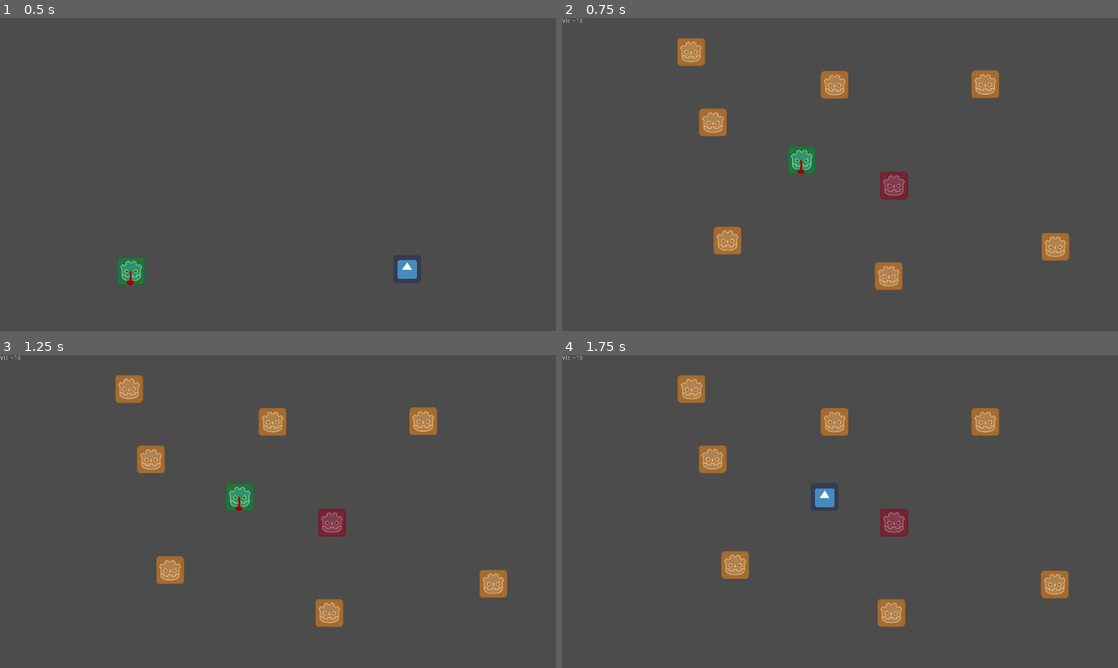
Above: before the commit, frames 1-4 (two rows, left to right).
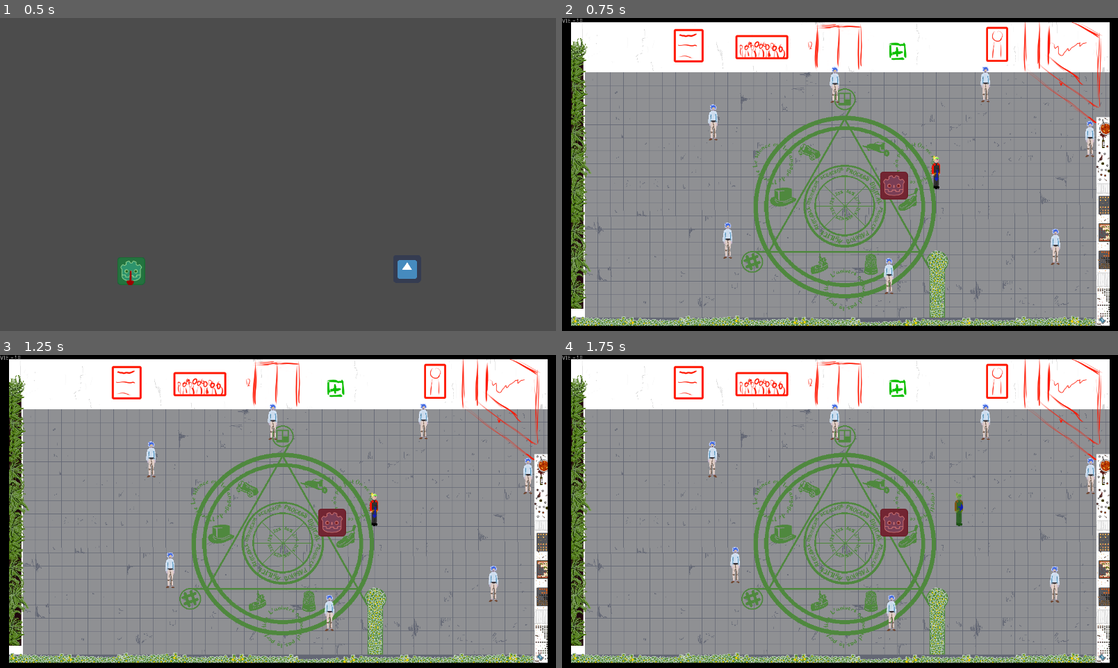
Above: after the commit, the same moments.

Repository: Ant0yne/action_concierge
Game: Godot game, scene res://Scenes/Menu.tscn
Same seed, same stepped clock (60 frames per second), same inputs: the game is played once before the commit and once after it. The engine's default icon, where the game draws it, is replaced by a stand-in: a white triangle on a blue panel in a dark square.
Inputs (mouse positions are in pixels of both pictures, inside the frame that each line leads up to):
- Up to frame 1 (0.5 s): no input
- Up to frame 2 (0.75 s): click (695, 271) at 0.5 s
- Up to frame 3 (1.25 s): no input
- Up to frame 4 (1.75 s): hold Right (ui_right) from 1.28 s (still down)

Frame 1 is identical in both runs. In frame 2, 99% of the frame differs, in the area x 0-100%, y 0-100%; in frame 3, 99%; in frame 4, 99%.

Commit message:
Place holder test

Diff:
--- a/Scenes/Main.tscn
+++ b/Scenes/Main.tscn
@@ -1,16 +1,22 @@
-[gd_scene load_steps=5 format=2]
+[gd_scene load_steps=6 format=2]
 
 [ext_resource path="res://Scenes/Perso.tscn" type="PackedScene" id=1]
 [ext_resource path="res://Scenes/DecorTest.tscn" type="PackedScene" id=2]
 [ext_resource path="res://Scenes/RH.tscn" type="PackedScene" id=3]
 [ext_resource path="res://Scenes/UIPersoVie.tscn" type="PackedScene" id=4]
+[ext_resource path="res://Recherche environnement.png" type="Texture" id=5]
 
 [node name="Main" type="Node2D"]
+
+[node name="Fond" type="Sprite" parent="."]
+position = Vector2( 640, 360 )
+texture = ExtResource( 5 )
 
 [node name="YSort" type="YSort" parent="."]
 
 [node name="Personnage" parent="YSort" instance=ExtResource( 1 )]
-position = Vector2( 552.024, 349.891 )
+position = Vector2( 860.995, 355.689 )
+scale = Vector2( 0.7, 0.7 )
 
 [node name="DecorTest" parent="YSort" instance=ExtResource( 2 )]
 position = Vector2( 763.607, 407.41 )
@@ -33,7 +39,7 @@
 position = Vector2( 380.423, 513.36 )
 
 [node name="RH6" parent="YSort/RH" instance=ExtResource( 3 )]
-position = Vector2( 296.985, 77.7818 )
+position = Vector2( 1215.02, 278.261 )
 
 [node name="RH7" parent="YSort/RH" instance=ExtResource( 3 )]
 position = Vector2( 750.947, 593.97 )
@@ -48,6 +54,7 @@
 [node name="LimiteDecor" type="StaticBody2D" parent="."]
 
 [node name="CollisionPolygon2D" type="CollisionPolygon2D" parent="LimiteDecor"]
-polygon = PoolVector2Array( 0.000991821, 0.103065, 14.0168, -0.230644, 14.1748, 700.553, 1261.87, 705.315, 1263.53, 75.7654, 14.5685, 72.3055, 14.8546, -0.153463, 1258.19, -27.5789, 1317.87, 2.03447, 1324.94, 765.71, -49, 763 )
+position = Vector2( 0, -1 )
+polygon = PoolVector2Array( 0.000991821, 0.103065, 52.9431, 125.877, 53.4953, 688.913, 846.108, 689.112, 846.185, 578.239, 882.125, 578.438, 882.193, 689.155, 1230.76, 689.237, 1229.29, 242.852, 1065.97, 124.992, 53.5301, 125.399, 13.31, -4.4347, 1258.19, -27.5789, 1317.87, 2.03447, 1324.94, 765.71, -49, 763 )
 
 [editable path="UIPersoVie"]
--- a/Scenes/Perso.tscn
+++ b/Scenes/Perso.tscn
@@ -1,111 +1,111 @@
 [gd_scene load_steps=69 format=2]
 
-[ext_resource path="res://Perso/icon_idle_haut.png" type="Texture" id=1]
+[ext_resource path="res://Perso/Idle/perso_idle_bas.png" type="Texture" id=1]
 [ext_resource path="res://Script/Personnage.gd" type="Script" id=2]
-[ext_resource path="res://Perso/icon_idle_bas.png" type="Texture" id=3]
-[ext_resource path="res://Perso/icon_droite.png" type="Texture" id=4]
-[ext_resource path="res://Perso/icon_bas.png" type="Texture" id=5]
-[ext_resource path="res://Perso/icon_haut.png" type="Texture" id=6]
-[ext_resource path="res://Perso/icon_idle_droite.png" type="Texture" id=7]
-[ext_resource path="res://Perso/icon_idle_gauche.png" type="Texture" id=8]
-[ext_resource path="res://Perso/icon_gauche.png" type="Texture" id=9]
-[ext_resource path="res://Perso/icon_attaque_gauche.png" type="Texture" id=10]
-[ext_resource path="res://Perso/icon_attaque_bas.png" type="Texture" id=11]
-[ext_resource path="res://Perso/icon_attaque_droite.png" type="Texture" id=12]
-[ext_resource path="res://Perso/icon_attaque_haut.png" type="Texture" id=13]
+[ext_resource path="res://Perso/Dash/perso_dash_droite.png" type="Texture" id=3]
+[ext_resource path="res://Perso/Attaque/perso_attaque_bas.png" type="Texture" id=4]
+[ext_resource path="res://Perso/Idle/perso_idle_haut.png" type="Texture" id=5]
+[ext_resource path="res://Perso/Dash/perso_dash_bas.png" type="Texture" id=6]
+[ext_resource path="res://Perso/Marche/perso_marche_bas.png" type="Texture" id=7]
+[ext_resource path="res://Perso/Marche/perso_marche_gauche.png" type="Texture" id=8]
+[ext_resource path="res://Perso/Attaque/perso_attaque_haut.png" type="Texture" id=9]
+[ext_resource path="res://Perso/Attaque/perso_attaque_droite.png" type="Texture" id=10]
+[ext_resource path="res://Perso/Dash/perso_dash_gauche.png" type="Texture" id=11]
+[ext_resource path="res://Perso/Dash/perso_dash_haut.png" type="Texture" id=12]
+[ext_resource path="res://Perso/Idle/perso_idle_droite.png" type="Texture" id=13]
 [ext_resource path="res://Scenes/HitBox.tscn" type="PackedScene" id=14]
-[ext_resource path="res://Perso/icon_dash_bas.png" type="Texture" id=15]
-[ext_resource path="res://Perso/icon_dash_gauche.png" type="Texture" id=16]
-[ext_resource path="res://Perso/icon_dash_haut.png" type="Texture" id=17]
-[ext_resource path="res://Perso/icon_dash_droite.png" type="Texture" id=18]
+[ext_resource path="res://Perso/Idle/perso_idle_gauche.png" type="Texture" id=15]
+[ext_resource path="res://Perso/Marche/perso_marche_droite.png" type="Texture" id=16]
+[ext_resource path="res://Perso/Marche/perso_marche_haut.png" type="Texture" id=17]
+[ext_resource path="res://Perso/Attaque/perso_attaque_gauche.png" type="Texture" id=18]
 [ext_resource path="res://Script/BalaiHitbox.gd" type="Script" id=19]
 [ext_resource path="res://Scenes/HurtBox.tscn" type="PackedScene" id=20]
 
 [sub_resource type="SpriteFrames" id=1]
 animations = [ {
+"frames": [ ExtResource( 10 ) ],
+"loop": true,
+"name": "Attaque Droite",
+"speed": 5.0
+}, {
+"frames": [ ExtResource( 6 ) ],
+"loop": true,
+"name": "Dash Bas",
+"speed": 5.0
+}, {
+"frames": [ ExtResource( 13 ) ],
+"loop": true,
+"name": "Idle Droite",
+"speed": 5.0
+}, {
+"frames": [ ExtResource( 15 ) ],
+"loop": true,
+"name": "Idle Gauche",
+"speed": 5.0
+}, {
+"frames": [ ExtResource( 7 ) ],
+"loop": true,
+"name": "Marche Bas",
+"speed": 5.0
+}, {
 "frames": [ ExtResource( 17 ) ],
 "loop": true,
+"name": "Marche Haut",
+"speed": 5.0
+}, {
+"frames": [ ExtResource( 8 ) ],
+"loop": true,
+"name": "Marche Gauche",
+"speed": 5.0
+}, {
+"frames": [ ExtResource( 12 ) ],
+"loop": true,
 "name": "Dash Haut",
 "speed": 5.0
 }, {
-"frames": [ ExtResource( 12 ) ],
-"loop": true,
-"name": "Attaque Droite",
+"frames": [ ExtResource( 18 ) ],
+"loop": true,
+"name": "Attaque Gauche",
+"speed": 5.0
+}, {
+"frames": [ ExtResource( 5 ) ],
+"loop": true,
+"name": "Idle Haut",
 "speed": 5.0
 }, {
 "frames": [ ExtResource( 11 ) ],
 "loop": true,
+"name": "Dash Gauche",
+"speed": 5.0
+}, {
+"frames": [ ExtResource( 1 ) ],
+"loop": true,
+"name": "Idle Bas",
+"speed": 5.0
+}, {
+"frames": [ ExtResource( 9 ) ],
+"loop": true,
+"name": "Attaque haut",
+"speed": 5.0
+}, {
+"frames": [ ExtResource( 16 ) ],
+"loop": true,
+"name": "Marche Droite",
+"speed": 5.0
+}, {
+"frames": [ ExtResource( 4 ) ],
+"loop": true,
 "name": "Attaque Bas",
 "speed": 5.0
 }, {
-"frames": [ ExtResource( 8 ) ],
-"loop": true,
-"name": "Idle Gauche",
-"speed": 5.0
-}, {
-"frames": [ ExtResource( 9 ) ],
-"loop": true,
-"name": "Marche Gauche",
-"speed": 5.0
-}, {
 "frames": [ ExtResource( 3 ) ],
 "loop": true,
-"name": "Idle Bas",
-"speed": 5.0
-}, {
-"frames": [ ExtResource( 15 ) ],
-"loop": true,
-"name": "Dash Bas",
-"speed": 5.0
-}, {
-"frames": [ ExtResource( 16 ) ],
-"loop": true,
-"name": "Dash Gauche",
-"speed": 5.0
-}, {
-"frames": [ ExtResource( 10 ) ],
-"loop": true,
-"name": "Attaque Gauche",
-"speed": 5.0
-}, {
-"frames": [ ExtResource( 4 ) ],
-"loop": true,
-"name": "Marche Droite",
-"speed": 5.0
-}, {
-"frames": [ ExtResource( 18 ) ],
-"loop": true,
 "name": "Dash Droite",
 "speed": 5.0
-}, {
-"frames": [ ExtResource( 13 ) ],
-"loop": true,
-"name": "Attaque haut",
-"speed": 5.0
-}, {
-"frames": [ ExtResource( 5 ) ],
-"loop": true,
-"name": "Marche Bas",
-"speed": 5.0
-}, {
-"frames": [ ExtResource( 6 ) ],
-"loop": true,
-"name": "Marche Haut",
-"speed": 5.0
-}, {
-"frames": [ ExtResource( 1 ) ],
-"loop": true,
-"name": "Idle Haut",
-"speed": 5.0
-}, {
-"frames": [ ExtResource( 7 ) ],
-"loop": true,
-"name": "Idle Droite",
-"speed": 5.0
 } ]
 
 [sub_resource type="RectangleShape2D" id=2]
-extents = Vector2( 25, 9 )
+extents = Vector2( 11, 9 )
 
 [sub_resource type="Animation" id=3]
 length = 0.2
@@ -172,6 +172,18 @@
 "update": 1,
 "values": [ false, true ]
 }
+tracks/5/type = "value"
+tracks/5/path = NodePath("Position2D/BalaiHitBox/CollisionShape2D:position")
+tracks/5/interp = 1
+tracks/5/loop_wrap = true
+tracks/5/imported = false
+tracks/5/enabled = true
+tracks/5/keys = {
+"times": PoolRealArray( 0 ),
+"transitions": PoolRealArray( 1 ),
+"update": 0,
+"values": [ Vector2( 62, 0 ) ]
+}
 
 [sub_resource type="Animation" id=4]
 length = 0.2
@@ -238,6 +250,18 @@
 "update": 1,
 "values": [ false, true ]
 }
+tracks/5/type = "value"
+tracks/5/path = NodePath("Position2D/BalaiHitBox/CollisionShape2D:position")
+tracks/5/interp = 1
+tracks/5/loop_wrap = true
+tracks/5/imported = false
+tracks/5/enabled = true
+tracks/5/keys = {
+"times": PoolRealArray( 0 ),
+"transitions": PoolRealArray( 1 ),
+"update": 0,
+"values": [ Vector2( 27, 0 ) ]
+}
 
 [sub_resource type="Animation" id=5]
 length = 0.2
@@ -304,6 +328,18 @@
 "update": 1,
 "values": [ false, true ]
 }
+tracks/5/type = "value"
+tracks/5/path = NodePath("Position2D/BalaiHitBox/CollisionShape2D:position")
+tracks/5/interp = 1
+tracks/5/loop_wrap = true
+tracks/5/imported = false
+tracks/5/enabled = true
+tracks/5/keys = {
+"times": PoolRealArray( 0 ),
+"transitions": PoolRealArray( 1 ),
+"update": 0,
+"values": [ Vector2( 27, 0 ) ]
+}
 
 [sub_resource type="Animation" id=6]
 length = 0.2
@@ -369,6 +405,18 @@
 "transitions": PoolRealArray( 1, 1 ),
 "update": 1,
 "values": [ false, true ]
+}
+tracks/5/type = "value"
+tracks/5/path = NodePath("Position2D/BalaiHitBox/CollisionShape2D:position")
+tracks/5/interp = 1
+tracks/5/loop_wrap = true
+tracks/5/imported = false
+tracks/5/enabled = true
+tracks/5/keys = {
+"times": PoolRealArray( 0 ),
+"transitions": PoolRealArray( 1 ),
+"update": 0,
+"values": [ Vector2( 62, 0 ) ]
 }
 
 [sub_resource type="Animation" id=7]
@@ -887,21 +935,21 @@
 [sub_resource type="AnimationNodeStateMachinePlayback" id=46]
 
 [sub_resource type="RectangleShape2D" id=47]
-extents = Vector2( 19, 28 )
+extents = Vector2( 13, 42 )
 
 [sub_resource type="RectangleShape2D" id=48]
-extents = Vector2( 24, 23 )
+extents = Vector2( 8, 26 )
 
 [node name="Personnage" type="KinematicBody2D"]
 collision_layer = 2
 script = ExtResource( 2 )
 
 [node name="AnimatedSprite" type="AnimatedSprite" parent="."]
-position = Vector2( 0, -23 )
 frames = SubResource( 1 )
-animation = "Marche Droite"
+animation = "Attaque haut"
 
 [node name="CollisionShape2D" type="CollisionShape2D" parent="."]
+position = Vector2( 0, 46 )
 shape = SubResource( 2 )
 
 [node name="AnimationPlayer" type="AnimationPlayer" parent="."]
@@ -932,16 +980,14 @@
 parameters/Marche/blend_position = Vector2( 0, 0 )
 
 [node name="Position2D" type="Position2D" parent="."]
-position = Vector2( 0, -22 )
-rotation = 1.5708
+rotation = 4.71239
 
 [node name="BalaiHitBox" parent="Position2D" instance=ExtResource( 14 )]
-position = Vector2( 41, 21 )
 collision_mask = 8
 script = ExtResource( 19 )
 
 [node name="CollisionShape2D" parent="Position2D/BalaiHitBox" index="0"]
-position = Vector2( 0, -23 )
+position = Vector2( 62, 0 )
 shape = SubResource( 47 )
 disabled = true
 
@@ -949,7 +995,7 @@
 collision_layer = 4
 
 [node name="CollisionShape2D" parent="HurtBoxe" index="0"]
-position = Vector2( 0, -23 )
+position = Vector2( 1, -2 )
 shape = SubResource( 48 )
 [connection signal="area_entered" from="HurtBoxe" to="." method="_on_HurtBoxe_area_entered"]
 
--- a/Scenes/RH.tscn
+++ b/Scenes/RH.tscn
@@ -1,6 +1,6 @@
 [gd_scene load_steps=15 format=2]
 
-[ext_resource path="res://RH/RH.png" type="Texture" id=1]
+[ext_resource path="res://RH/RH_test.png" type="Texture" id=1]
 [ext_resource path="res://Script/RH.gd" type="Script" id=2]
 [ext_resource path="res://Scenes/HurtBox.tscn" type="PackedScene" id=3]
 [ext_resource path="res://Scenes/Stats.tscn" type="PackedScene" id=4]
@@ -18,19 +18,19 @@
 } ]
 
 [sub_resource type="RectangleShape2D" id=2]
-extents = Vector2( 29.8772, 6.01342 )
+extents = Vector2( 9.99291, 6.01342 )
 
 [sub_resource type="RectangleShape2D" id=3]
-extents = Vector2( 30.0082, 29.8916 )
+extents = Vector2( 9.8712, 37.2865 )
 
 [sub_resource type="CircleShape2D" id=4]
 radius = 108.383
 
 [sub_resource type="RectangleShape2D" id=5]
-extents = Vector2( 24.236, 22.8794 )
+extents = Vector2( 6.50002, 24.106 )
 
 [sub_resource type="RectangleShape2D" id=6]
-extents = Vector2( 16.4593, 16.7934 )
+extents = Vector2( 8.37289, 15.6645 )
 
 [node name="RH" type="KinematicBody2D"]
 collision_layer = 16
@@ -40,7 +40,7 @@
 frames = SubResource( 1 )
 
 [node name="CollisionShape2D" type="CollisionShape2D" parent="."]
-position = Vector2( 0, 24 )
+position = Vector2( 0, 36 )
 shape = SubResource( 2 )
 
 [node name="HurtBoxe" parent="." instance=ExtResource( 3 )]
@@ -62,11 +62,13 @@
 collision_mask = 4
 
 [node name="CollisionShape2D" parent="HitBox" index="0"]
+position = Vector2( 0, -4 )
 shape = SubResource( 5 )
 
 [node name="CollisionDouce" parent="." instance=ExtResource( 7 )]
 
 [node name="CollisionShape2D" parent="CollisionDouce" index="0"]
+position = Vector2( 0, -9 )
 shape = SubResource( 6 )
 
 [node name="DeambuleControlle" parent="." instance=ExtResource( 8 )]
--- a/Scenes/UI.tscn
+++ /dev/null
@@ -1,8 +0,0 @@
-[gd_scene format=2]
-
-[node name="Control" type="Control"]
-anchor_right = 1.0
-anchor_bottom = 1.0
-__meta__ = {
-"_edit_use_anchors_": false
-}
--- /dev/null
+++ b/Scenes/UIPersoEndu.tscn
@@ -0,0 +1,12 @@
+[gd_scene format=2]
+
+[node name="UIPersoEndu" type="Control"]
+anchor_right = 1.0
+anchor_bottom = 1.0
+__meta__ = {
+"_edit_use_anchors_": false
+}
+
+[node name="Label" type="Label" parent="."]
+margin_right = 40.0
+margin_bottom = 14.0
Binary file added: Perso/Attaque/perso_attaque_bas.png
Not shown, added: Perso/Attaque/perso_attaque_bas.png.import
Binary file added: Perso/Attaque/perso_attaque_droite.png
Not shown, added: Perso/Attaque/perso_attaque_droite.png.import
Binary file added: Perso/Attaque/perso_attaque_gauche.png
Not shown, added: Perso/Attaque/perso_attaque_gauche.png.import
Binary file added: Perso/Attaque/perso_attaque_haut.png
Not shown, added: Perso/Attaque/perso_attaque_haut.png.import
Binary file added: Perso/Dash/perso_dash_bas.png
Not shown, added: Perso/Dash/perso_dash_bas.png.import
Binary file added: Perso/Dash/perso_dash_droite.png
Not shown, added: Perso/Dash/perso_dash_droite.png.import
(and 25 more such lines)
